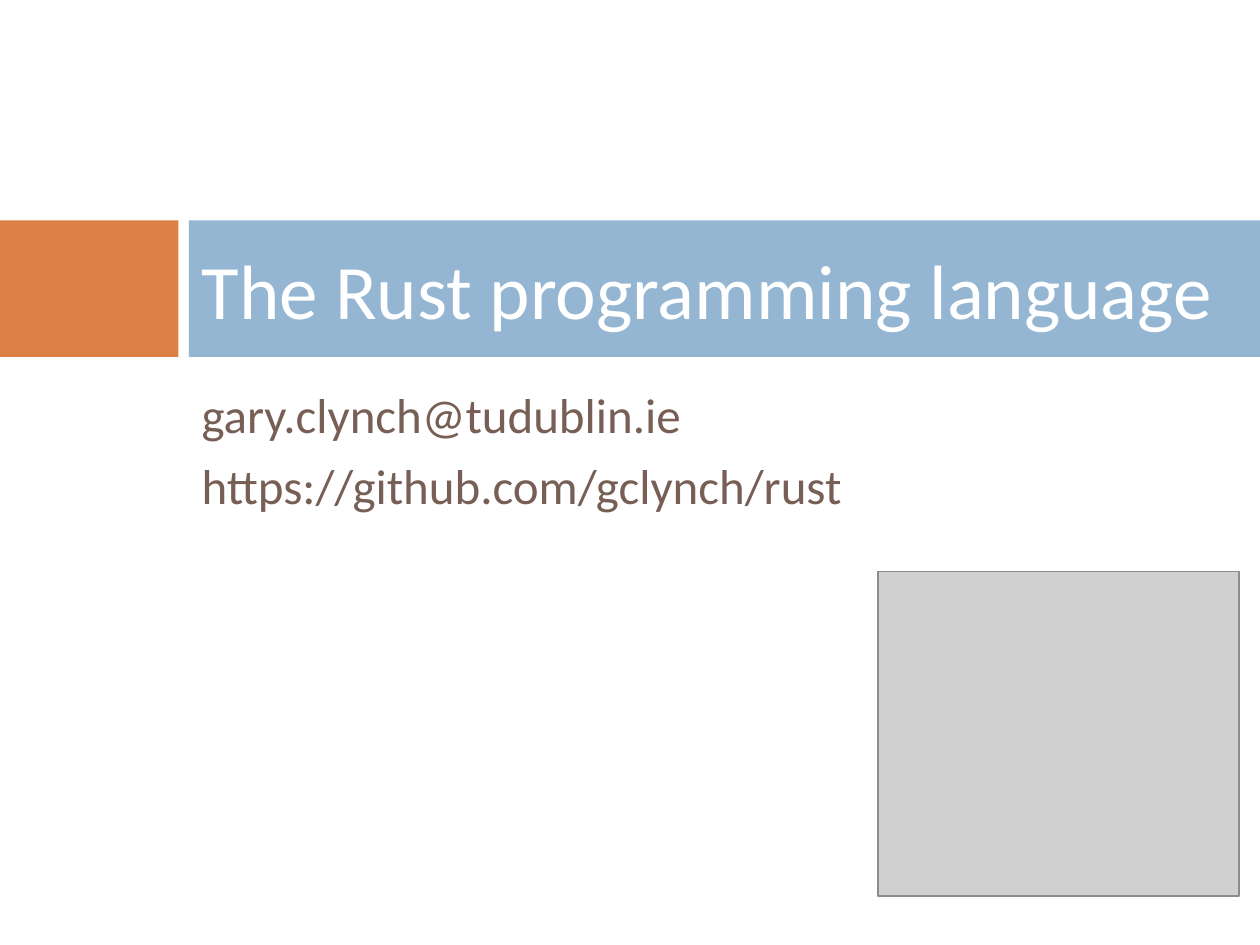
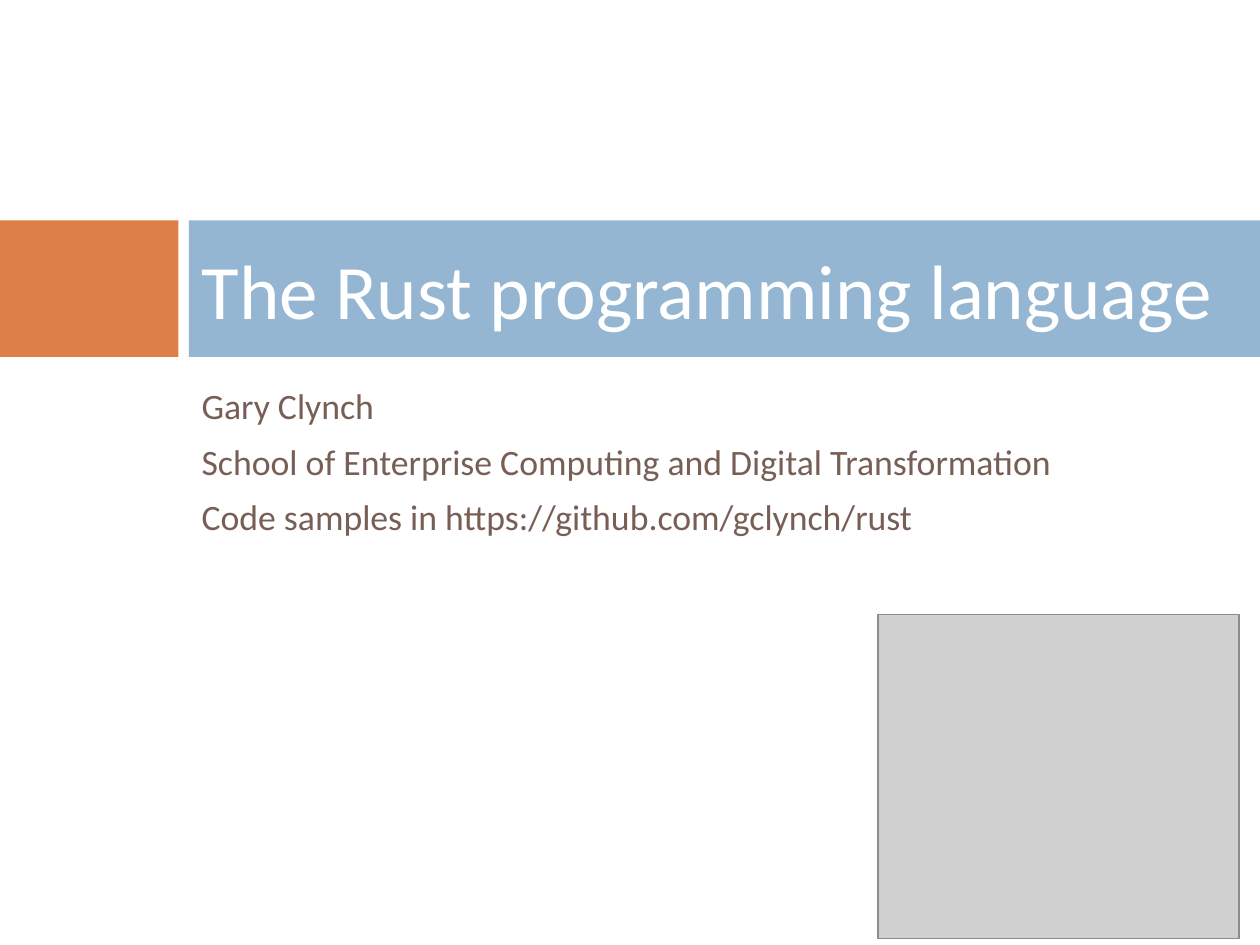
Before and after one commit to gclynch/rust, a slide deck: slide 1 of Rust session.ppt. Drawn at 1260x945 pixels with LibreOffice and Linux fonts; fonts in the diff are those of the drawing; grey boxes stand for pictures; background and template pictures are left out. Boxes give left, top, right and bottom in pixels: in the first picture for what was removed or moved away, otherwise in the second. Text is boxed around its words. In the diff, an @@ line names an element or a change of style, - is before the commit and + after.

```diff
--- a/Rust session.ppt
+++ b/Rust session.ppt
@@ text at (202, 394, 1051, 536): text changed; size 28 to 20.4 pt @@
-gary.clynch@tudublin.ie
-https://github.com/gclynch/rust
+Gary Clynch
+School of Enterprise Computing and Digital Transformation
+Code samples in https://github.com/gclynch/rust
@@ picture: place and size @@
-picture at (878, 572, 1239, 896)
+picture at (878, 615, 1239, 939)
```
Also in this commit, not shown: 10 other slides changed, 6 slides added, 1 slide removed.
